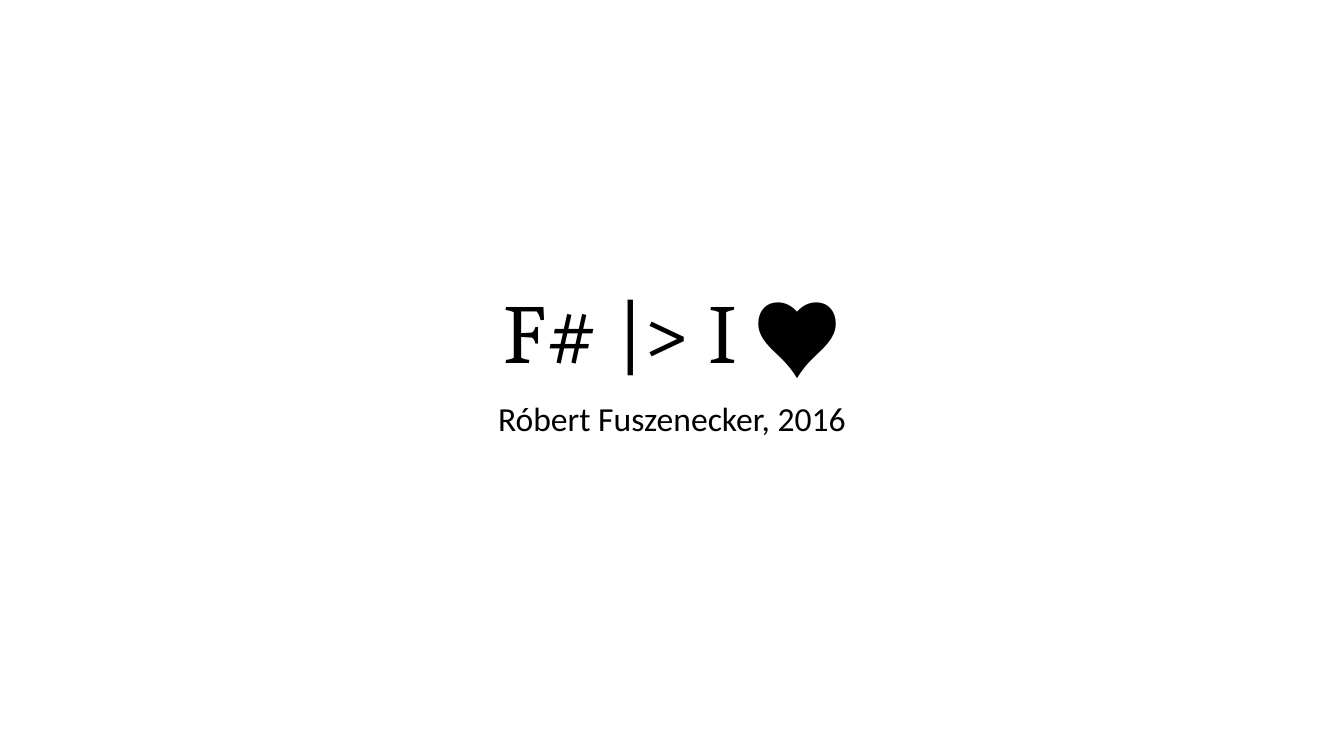
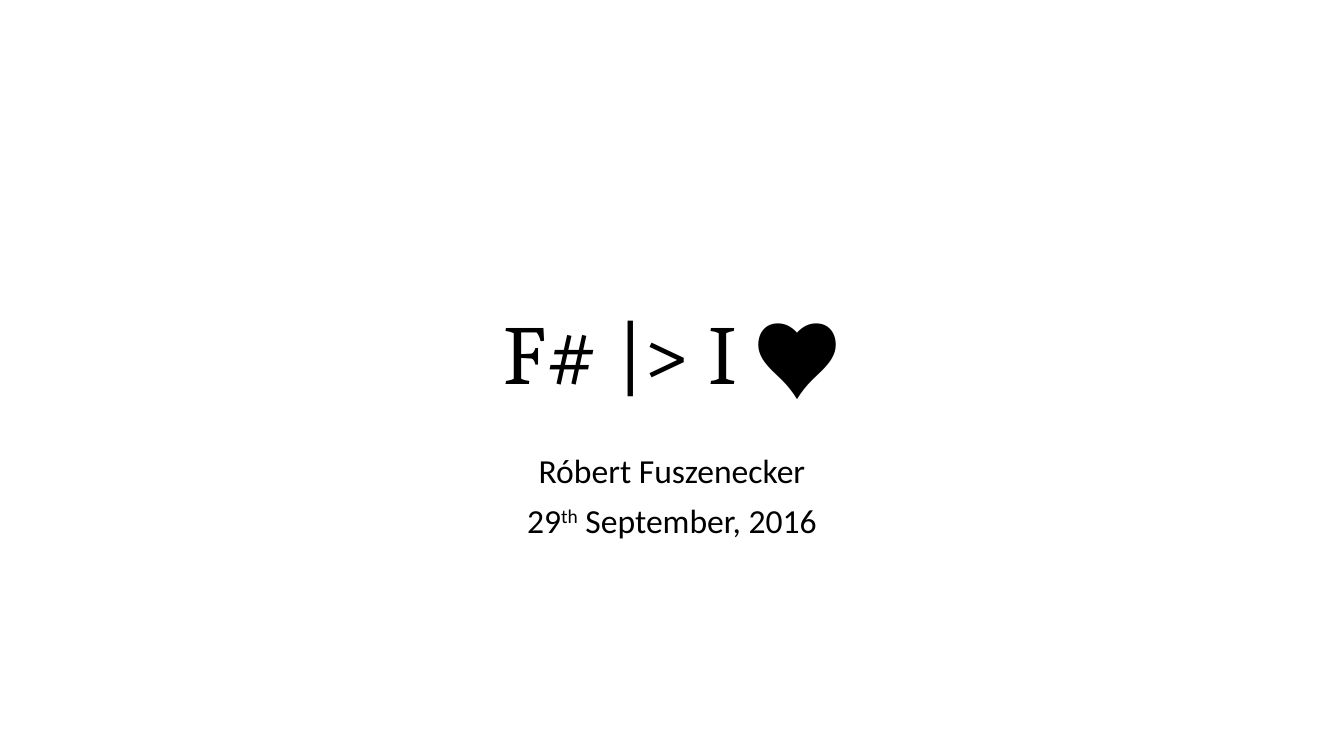
Before and after one commit to FoggyFinder/FSharpDemo, a slide deck: slide 1 of docs/FSharp.pptx. Drawn at 1344x756 pixels with LibreOffice and Linux fonts; fonts in the diff are those of the drawing. Boxes give left, top, right and bottom in pixels: in the first picture for what was removed or moved away, otherwise in the second. Text is boxed around its words. In the diff, an @@ line names an element or a change of style, - is before the commit and + after.

```diff
--- a/docs/FSharp.pptx
+++ b/docs/FSharp.pptx
@@ title "F# |> I ♥": place and size @@
-title "F# |> I ♥" at (504, 307, 738, 364)
+title "F# |> I ♥" at (504, 328, 738, 385)
@@ subtitle at (539, 459, 817, 539): text changed @@
-Róbert Fuszenecker, 2016
+Róbert Fuszenecker
+29th September, 2016
```
Also in this commit, not shown: 2 other slides changed, 1 slide removed, 1 other file.
